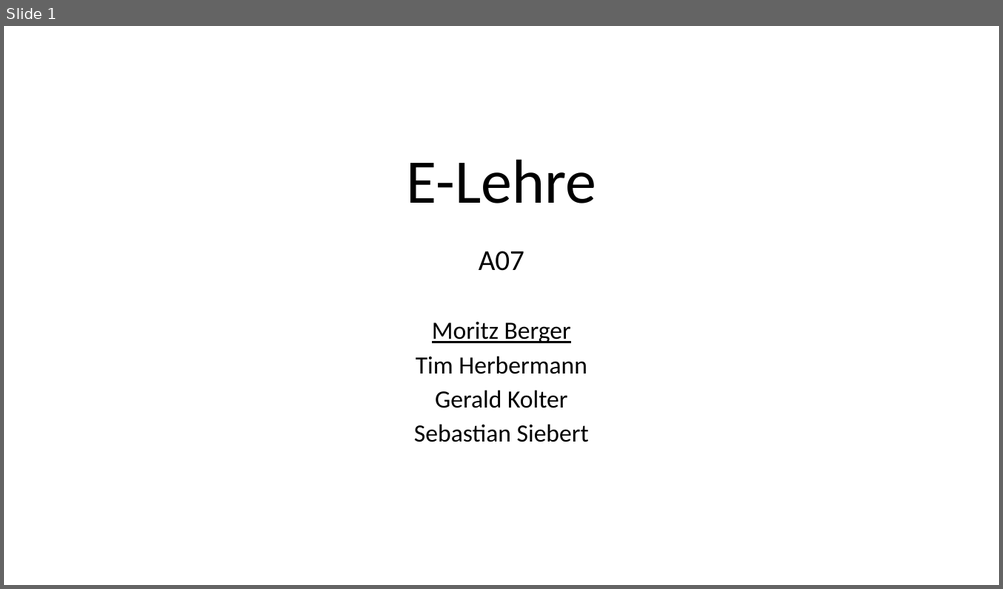
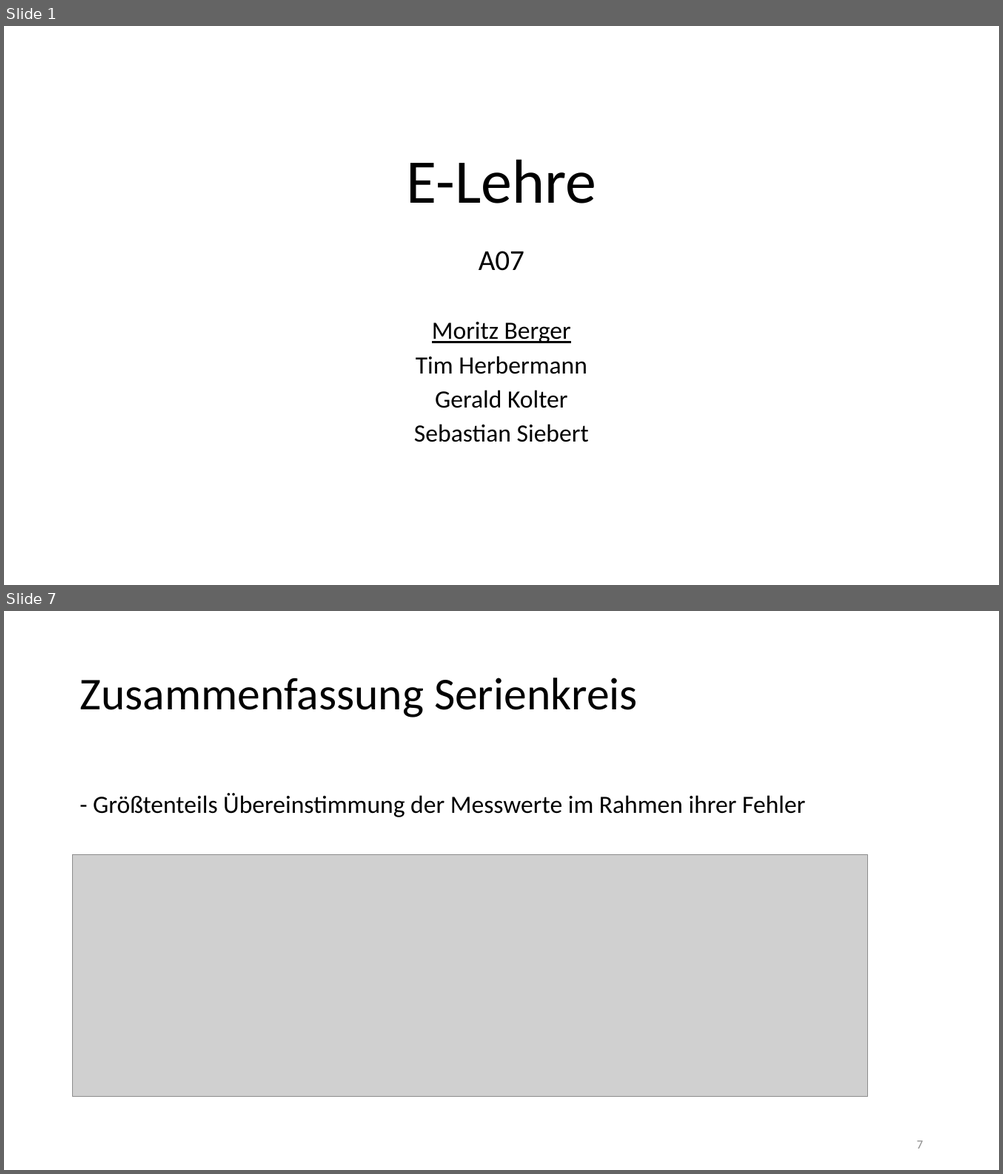
Before and after one commit to thewhitecat/grundpraktikum1, a slide deck: grundpraktikum2/E-Lehre/E-Lehre.pptx. Shown one above the other, each under a label of ours: slide 1 before the commit, slides 1 and 7 after it; the slides between them are not shown. The pictures are 1003x589 and 1003x1174 pixels, drawn with LibreOffice and Linux fonts; fonts in the diff are those of the drawing; grey boxes stand for pictures. Boxes give left, top, right and bottom in pixels: in the first picture for what was removed or moved away, otherwise in the second. Text is boxed around its words. In the diff, an @@ line names an element or a change of style, - is before the commit and + after.

```diff
--- a/grundpraktikum2/E-Lehre/E-Lehre.pptx
+++ b/grundpraktikum2/E-Lehre/E-Lehre.pptx
@@ slide 7 added at (4, 611, 999, 1170), background #FFFFFF @@
@@ title added at (79, 678, 637, 718), 44 pt, text #000000 @@
+Zusammenfassung Serienkreis
@@ text added at (93, 793, 805, 817), 24 pt, text #000000 @@
+- Größtenteils Übereinstimmung der Messwerte im Rahmen ihrer Fehler
@@ picture added at (73, 855, 868, 1096) @@
@@ page number added at (916, 1141, 922, 1149), 12 pt, text #8C8C8C @@
+7
```
Also in this commit, not shown: 6 slides changed, 1 other slide added, 1 slide removed.
